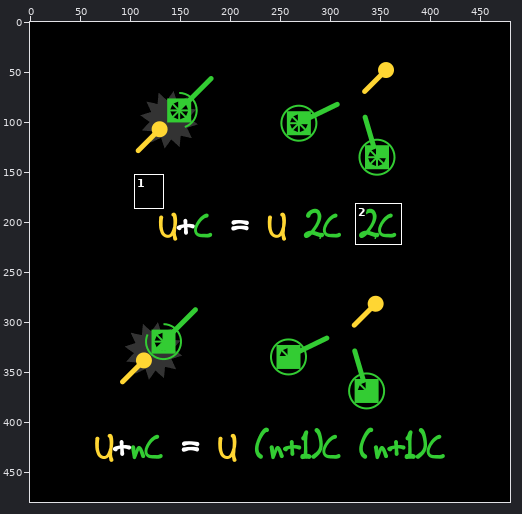
One commit to this sprite sheet: assets/images/help/07.png. The first picture is a wide view before the edit; the outline marks the close-up.
Close-up. Old version:
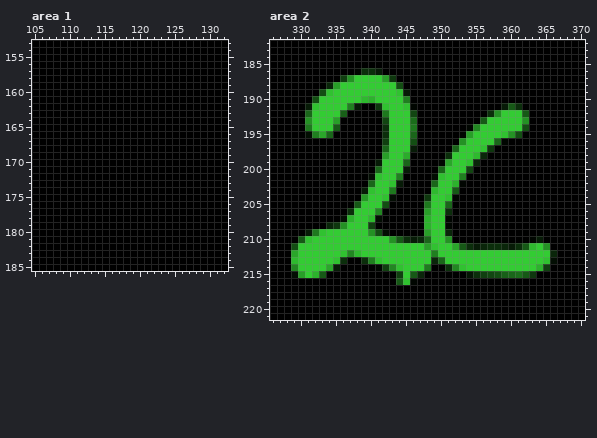
The file is 480x480 pixels. Colours within 5 levels of each other are drawn and written as one. Shown: area 1: x 105..132, y 153..185; area 2: x 326..370, y 182..221. The commit also changed other parts of the picture, which this record leaves out.
Once edited:
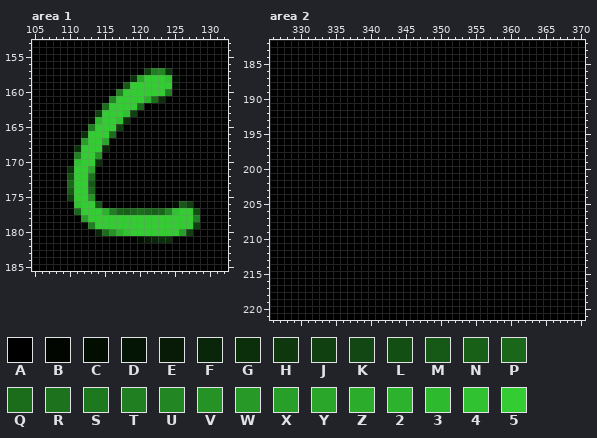
Palette (. is transparent): A #000000  B #010601  C #030e03  D #051505  E #071b07  F #0a260a  G #0b2e0b  H #0e370e  J #103f10  K #124612  L #134e13  M #165916  N #186018  P #1a661a  Q #1b6d1b  R #1d731d  S #1e791e  T #207f20  U #228722  V #249224  W #269926  X #289f28  Y #2aa62a  Z #2bac2b  2 #2cb22c  3 #2eba2e  4 #30c230  5 #33cc33
What changed:
Changed rows in their new state; - is an unchanged pixel.
Area 1:
first column x 110:
157 -----------JTUH----
158 ---------GY5554C---
159 --------M555555C---
160 -------T555555T----
161 ------U55552QG-----
162 -----Q5555P--------
163 ----J5554J---------
164 ---C3554G----------
165 ---T555J-----------
166 --G555Q------------
167 --X55Y-------------
168 -G555F-------------
169 -T55V--------------
170 -455G--------------
171 G55Y---------------
172 L55R---------------
173 P55M---------------
174 M55P---------------
175 J55V---------------
176 -455M----------CMJ-
177 -P5552TPNPQPNPU455L
178 --X555555555555555T
179 --BT55555555555555J
180 ----FQV245555555XJ-
181 ----------CEFGGB---
Area 2:
first column x 329:
186 ---------AAAA-------------------------
187 -------AAAAAAAA-----------------------
188 -----AAAAAAAAAAA----------------------
189 ----AAAAAAAAAAAAA---------------------
190 ---AAAAAAAAAAAAAA---------------------
191 --AAAAAAAA--AAAAAA------------AAA-----
192 --AAAAAA-----AAAAA----------AAAAAA----
193 --AAAAA------AAAAA---------AAAAAAA----
194 --AAAAA------AAAAA-------AAAAAAAAA----
195 --AAAA-------AAAAA------AAAAAAAAA-----
196 -------------AAAAA------AAAAAAA-------
197 -------------AAAAA-----AAAAAA---------
198 -------------AAAA-----AAAAAA----------
199 ------------AAAAA----AAAAAA-----------
200 ------------AAAAA----AAAAA------------
201 -----------AAAAA----AAAAA-------------
202 -----------AAAAA----AAAAA-------------
203 ----------AAAAA-----AAAA--------------
204 ----------AAAAA----AAAAA--------------
205 ---------AAAAA-----AAAA---------------
206 --------AAAAA------AAAA---------------
207 -------AAAAAA------AAAA---------------
208 -----AAAAAAA-------AAAA---------------
209 --AAAAAAAAAAAA-----AAAA---------------
210 -AAAAAAAAAAAAAAAAAAAAAA-----------AA--
211 AAAAAAAAAAAAAAAAAAAAAAAAAAAAAAAAAAAAA-
212 AAAAAAAAAAAAAAAAAAAAAAAAAAAAAAAAAAAAAA
213 AAAAAAAA--AAAAAAAAAAAAAAAAAAAAAAAAAAAA
214 AAAAAAA-----AAAAAAAA--AAAAAAAAAAAAAAA-
215 AAAAA----------AAAA------AAAAAAAAAA---
216 ---------------AAA--------------------
Boxes around the changes in both close-ups, in picture pixels (x1, y1, x2, y2):
changed: (67, 68, 200, 243)
changed: (291, 68, 557, 285)
